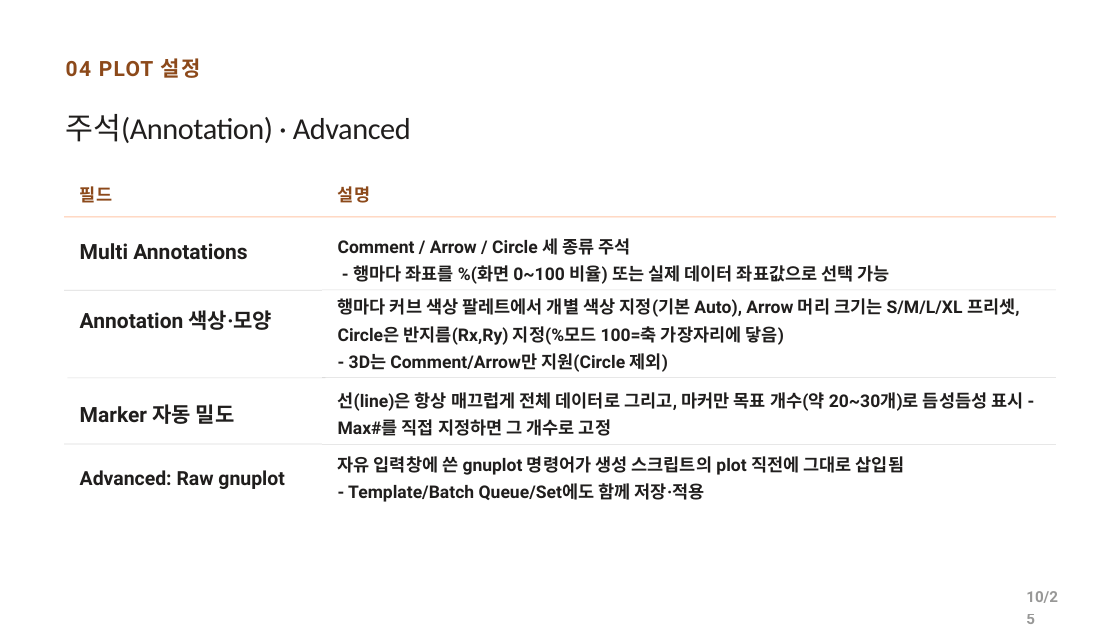
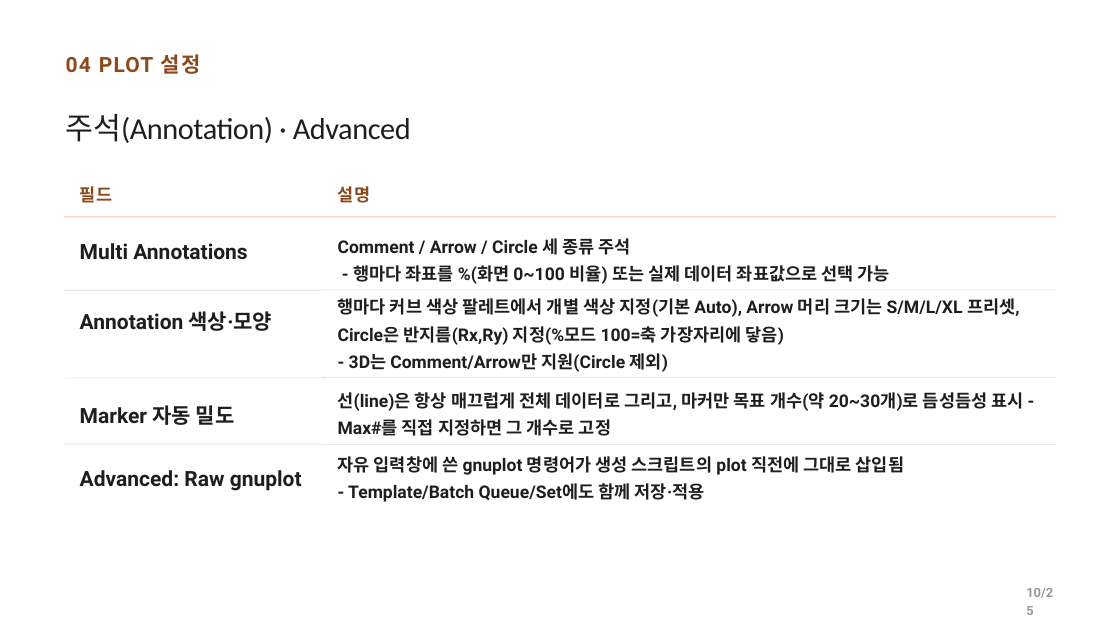
Before and after one commit to CWKIM113/CathPlot_Pub, a slide deck: slide 10 of CathPlot_발표.pptx. Drawn at 1120x630 pixels with LibreOffice and Linux fonts; fonts in the diff are those of the drawing. Boxes give left, top, right and bottom in pixels: in the first picture for what was removed or moved away, otherwise in the second. Text is boxed around its words. In the diff, an @@ line names an element or a change of style, - is before the commit and + after.

```diff
--- a/CathPlot_발표.pptx
+++ b/CathPlot_발표.pptx
@@ text "04 PLOT 설정" at [66, 54, 201, 74]: line spacing 0.84 to 0.94 @@
@@ text "Advanced: Raw gnuplot" at [80, 470, 302, 491]: size 25 to 27 pt @@
@@ text "10/25" at [1026, 588, 1053, 598]: size 19.5 to 16.6 pt; line spacing 1.26 to 1.16 @@
```
Also in this commit, not shown: 22 other slides changed, 1 other file.
